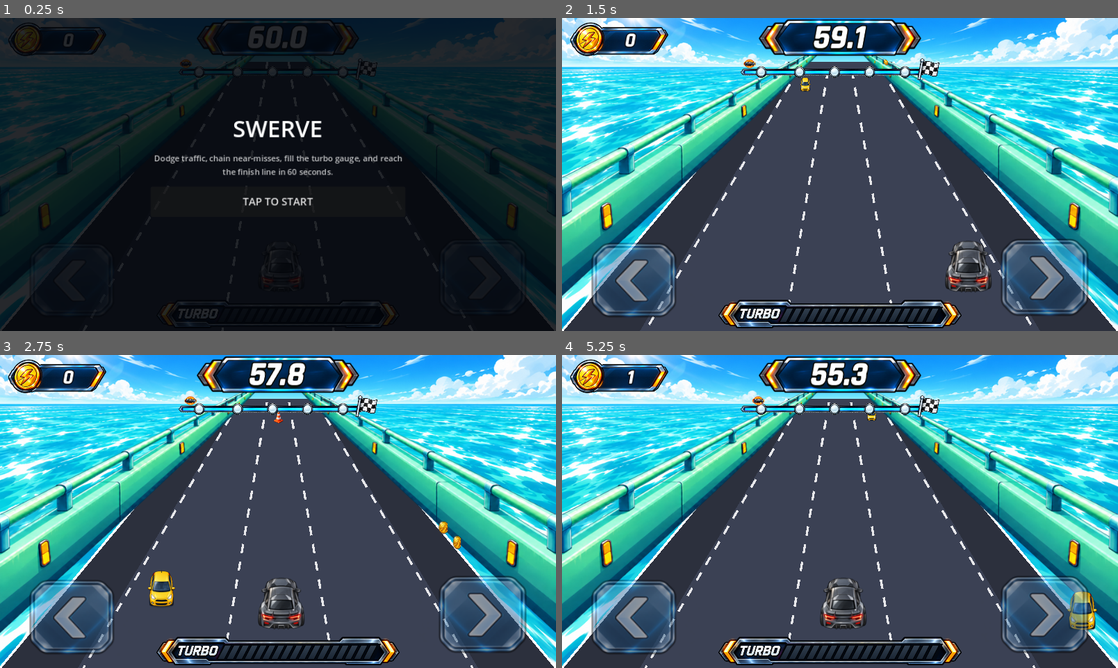
Above: before the commit, frames 1-4 (two rows, left to right).
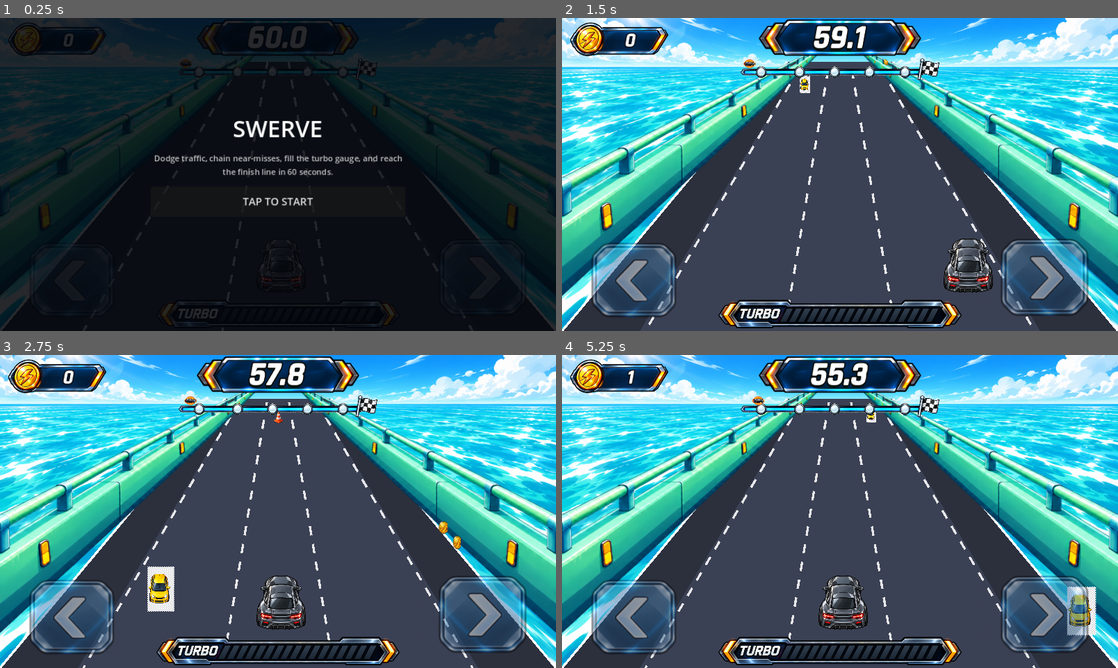
Above: after the commit, the same moments.

Repository: kjs8806/swerve
Game: Godot game, scene res://scenes/Main.tscn
Two runs of this game, one before a commit and one after it. Both use one fixed random seed, a clock stepped at 60 frames per second and the inputs below.
Inputs:
- Up to frame 1 (0.25 s): no input
- Up to frame 2 (1.5 s): click "TAP TO START" at 0.5 s; tap Enter at 1.25, 1.35 s; hold Right from 1.28 s (still down)
- Up to frame 3 (2.75 s): tap Space at 1.52, 2.27 s; release Right at 2.03 s; hold Left from 2.03 s (still down); tap Enter at 2.1 s
- Up to frame 4 (5.25 s): release Left at 2.78 s; hold Right 2.78-4.28 s; tap Enter every 0.75 s from 2.85 to 5.1 s; tap Space at 3.77, 4.52 s; hold Left from 4.28 s (still down)

The runs differ from the first frame. In frame 1, less than 0.1% of the frame differs, in the area x 46-55%, y 72-86%; in frame 2, 0.9%; in frame 3, 1.4%; in frame 4, 1.4%, in the area x 46-97%, y 18-90%.

Commit message:
Upgrade player and traffic vehicle artwork

Diff:
--- a/godot/scripts/Race.gd
+++ b/godot/scripts/Race.gd
@@ -65,13 +65,14 @@
 
 const TEX_BACKGROUND := preload("res://assets/environment/ocean-sky.png")
 const TEX_GUARDRAILS := preload("res://assets/environment/guardrails.png")
-const TEX_PLAYER := preload("res://assets/vehicles/player-gray.png")
+const HD_VEHICLE_SCALE := 0.25
+const TEX_PLAYER := preload("res://assets/vehicles/player-gray-hd.png")
 const TRAFFIC_TEXTURES := [
-	preload("res://assets/vehicles/traffic-coral.png"),
-	preload("res://assets/vehicles/traffic-yellow.png"),
-	preload("res://assets/vehicles/traffic-blue.png"),
-	preload("res://assets/vehicles/traffic-green.png"),
-	preload("res://assets/vehicles/traffic-orange.png"),
+	preload("res://assets/vehicles/traffic-coral-hd.png"),
+	preload("res://assets/vehicles/traffic-yellow-hd.png"),
+	preload("res://assets/vehicles/traffic-blue-hd.png"),
+	preload("res://assets/vehicles/traffic-green-hd.png"),
+	preload("res://assets/vehicles/traffic-orange-hd.png"),
 ]
 const TEX_COIN := preload("res://assets/collectibles/coin.png")
 const TEX_TURBO_PICKUP := preload("res://assets/collectibles/turbo-pickup.png")
@@ -730,7 +731,7 @@
 	draw_items.append({"p": 1.001, "cb": func():
 		if turbo_now:
 			_draw_flame_trail(Vector2(px, py), p_scale, t_now)
-		_draw_sprite_centered(TEX_PLAYER, Vector2(px, py), p_scale)
+		_draw_sprite_centered(TEX_PLAYER, Vector2(px, py), p_scale * HD_VEHICLE_SCALE)
 	})
 
 	draw_items.sort_custom(func(a, b): return a["p"] < b["p"])
@@ -832,7 +833,7 @@
 	if obstacle["kind"] == "hazard":
 		_draw_sprite_centered(HAZARD_TEXTURES[obstacle["variant"]], pos, visual_scale)
 	else:
-		_draw_sprite_centered(TRAFFIC_TEXTURES[obstacle["variant"]], pos, visual_scale * 0.82)
+		_draw_sprite_centered(TRAFFIC_TEXTURES[obstacle["variant"]], pos, visual_scale * 0.82 * HD_VEHICLE_SCALE)
 
 
 func _draw_sky(w: float, hy: float) -> void:
Binary file added: godot/assets/vehicles/player-gray-hd.png
Binary file added: godot/assets/vehicles/traffic-blue-hd.png
Binary file added: godot/assets/vehicles/traffic-coral-hd.png
Binary file added: godot/assets/vehicles/traffic-green-hd.png
Binary file added: godot/assets/vehicles/traffic-orange-hd.png
Binary file added: godot/assets/vehicles/traffic-yellow-hd.png
